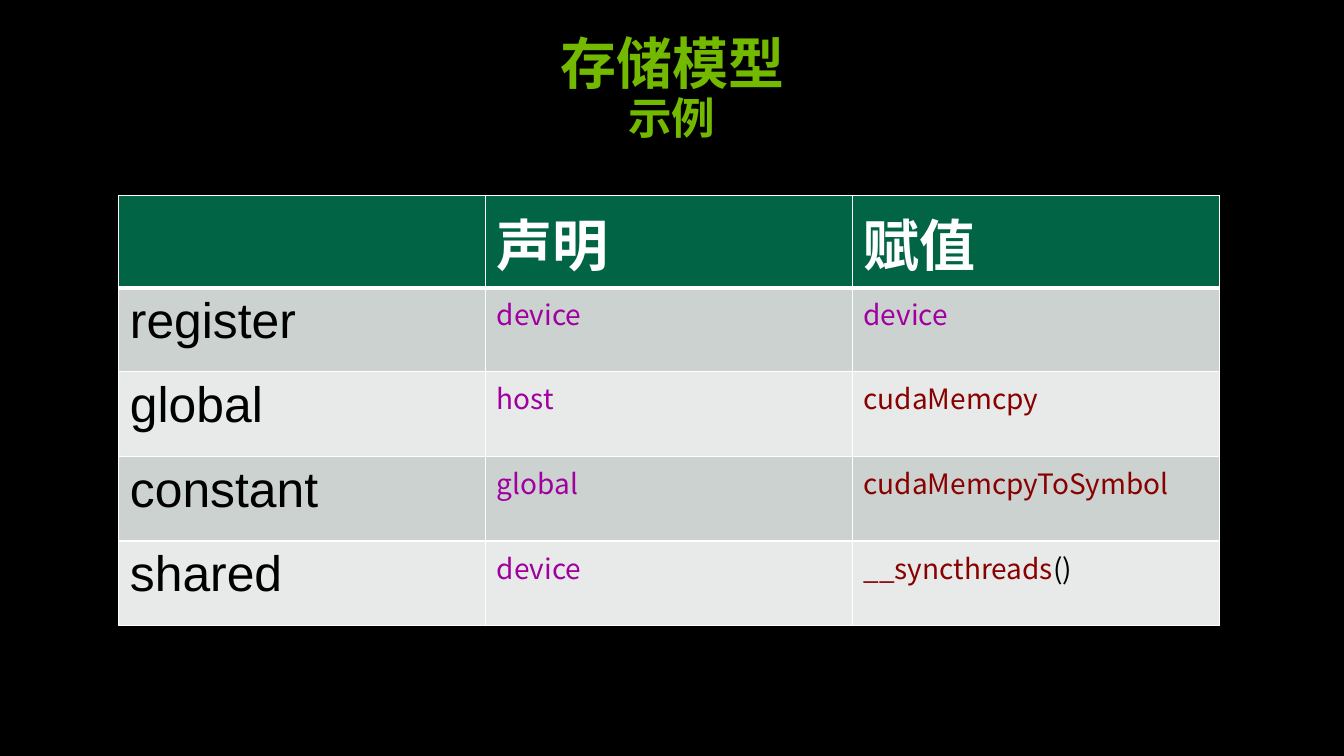
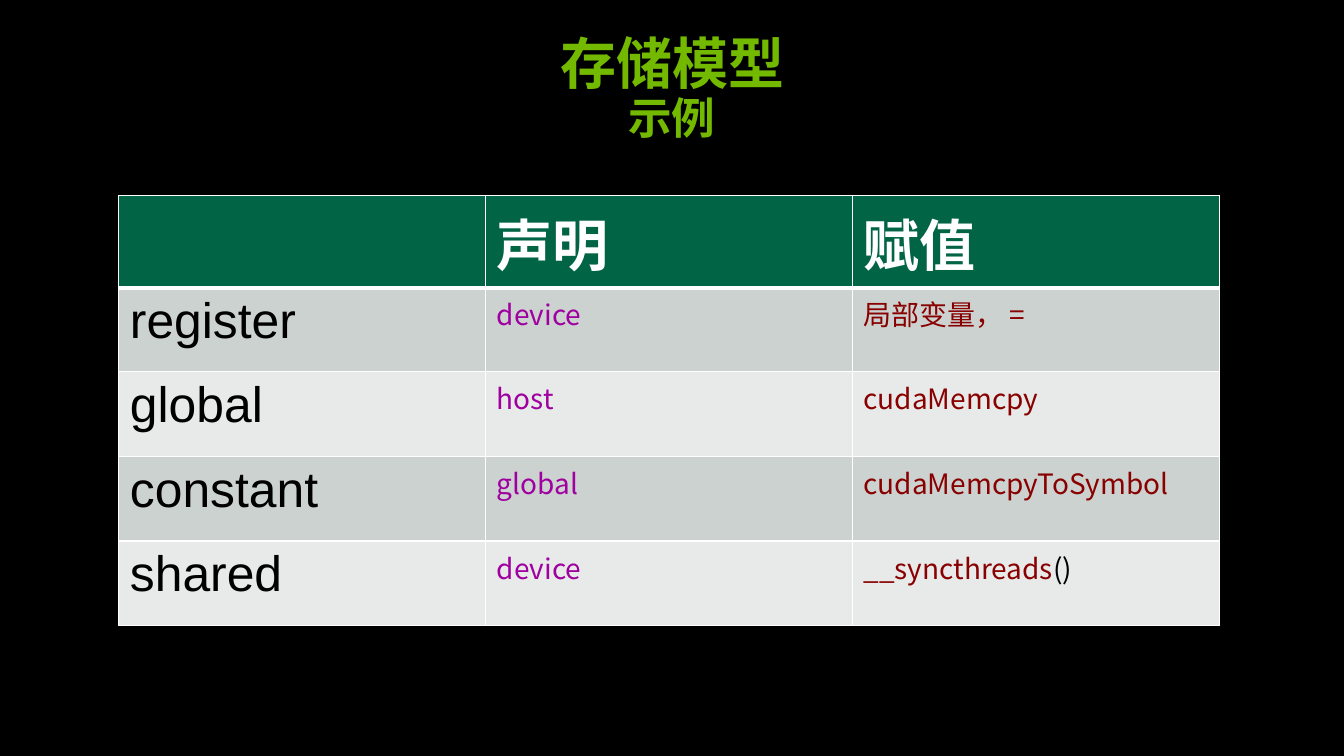
Before and after one commit to soulsheng/CUDA-Practice, a slide deck: slide 11 of doc/cuda_training_day1_pm(20141219Liu).pptx. Drawn at 1344x756 pixels with LibreOffice and Linux fonts; fonts in the diff are those of the drawing; background and template pictures are left out. Boxes give left, top, right and bottom in pixels: in the first picture for what was removed or moved away, otherwise in the second. Text is boxed around its words. In the diff, an @@ line names an element or a change of style, - is before the commit and + after.

```diff
--- a/doc/cuda_training_day1_pm(20141219Liu).pptx
+++ b/doc/cuda_training_day1_pm(20141219Liu).pptx
@@ table at [119,196,1221,616] @@
-row 2, column 3: device
+row 2, column 3: 局部变量， =
```
